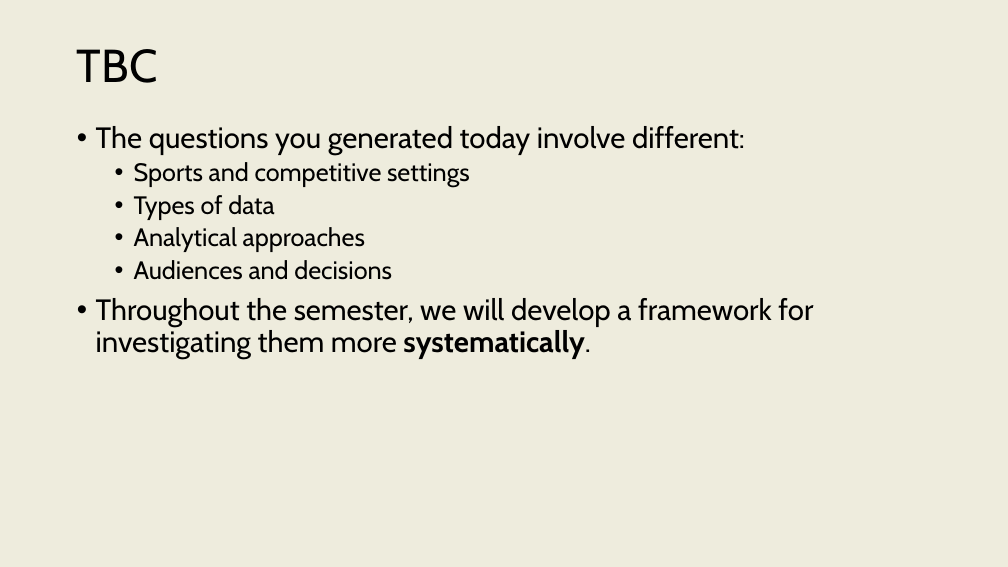
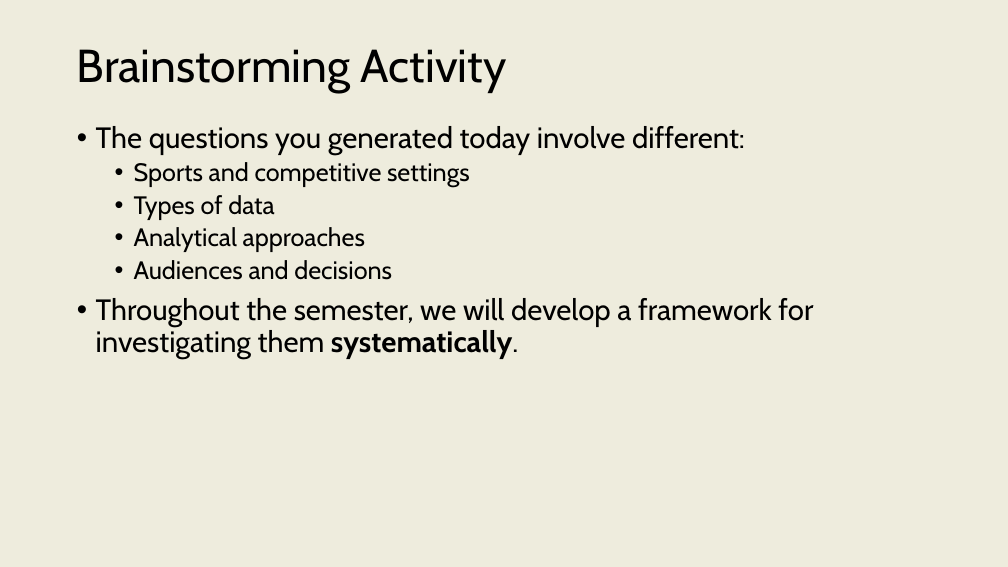
Before and after one commit to onishisaryu/HES-3000-Sports-Data-Analytics, a slide deck: slide 11 of pptx/Lecture0.pptx. Drawn at 1008x567 pixels with LibreOffice and Linux fonts; fonts in the diff are those of the drawing. Boxes give left, top, right and bottom in pixels: in the first picture for what was removed or moved away, otherwise in the second. Text is boxed around its words. In the diff, an @@ line names an element or a change of style, - is before the commit and + after.

```diff
--- a/pptx/Lecture0.pptx
+++ b/pptx/Lecture0.pptx
@@ title at (77, 49, 507, 93): text changed @@
-TBC
+Brainstorming Activity
@@ text at (96, 298, 813, 359): text changed @@
-• Throughout the semester, we will develop a framework for investigating them more systematically.
+• Throughout the semester, we will develop a framework for investigating them systematically.
```
Also in this commit, not shown: 6 other slides changed, 5 other files.
